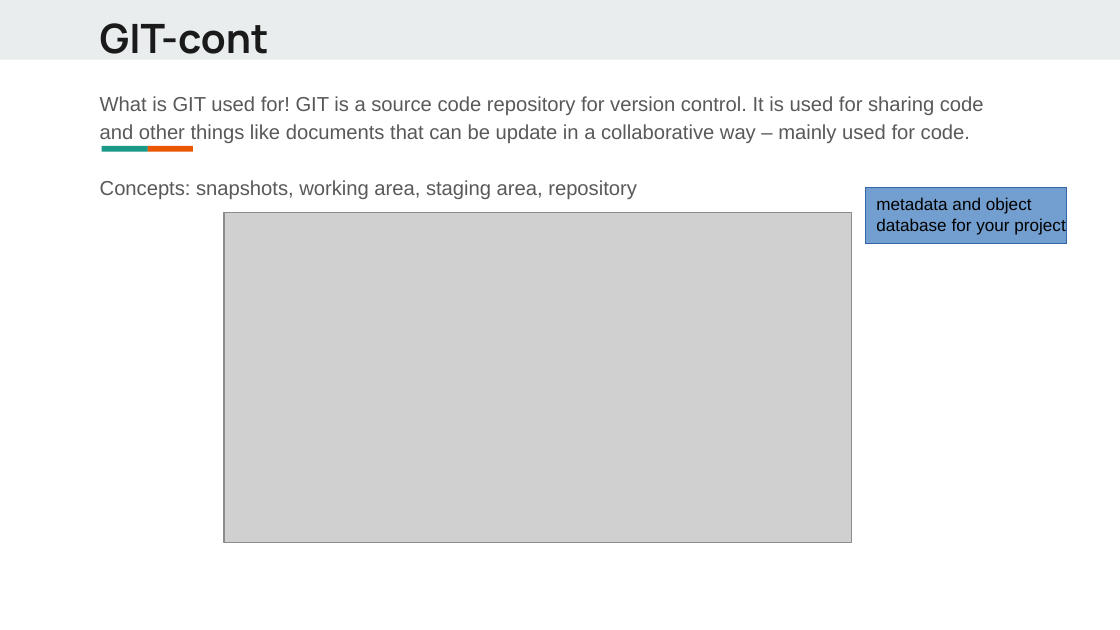
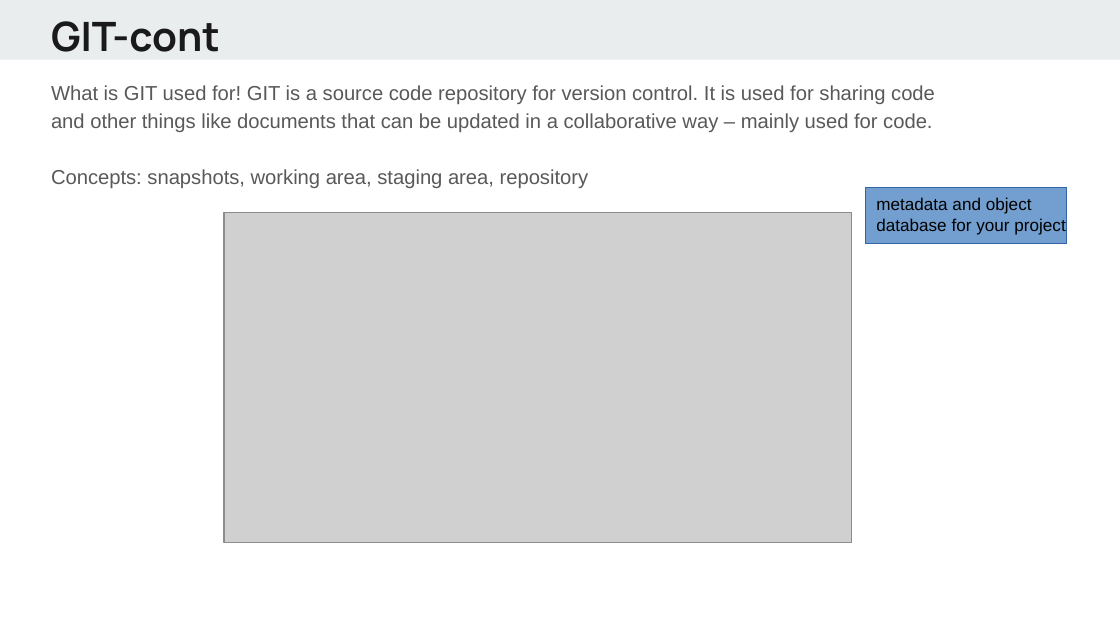
Before and after one commit to alif0/hello_world, a slide deck: slide 3 of lectures/Python - day1.pptx. Drawn at 1120x630 pixels with LibreOffice and Linux fonts; fonts in the diff are those of the drawing; grey boxes stand for pictures. Boxes give left, top, right and bottom in pixels: in the first picture for what was removed or moved away, otherwise in the second. Text is boxed around its words. In the diff, an @@ line names an element or a change of style, - is before the commit and + after.

```diff
--- a/lectures/Python - day1.pptx
+++ b/lectures/Python - day1.pptx
@@ text "GIT-cont": place and size @@
-text "GIT-cont" at box(100, 23, 269, 54)
+text "GIT-cont" at box(51, 21, 220, 52)
@@ text "What is GIT used for! ...": place and size @@
-text "What is GIT used for! ..." at box(100, 96, 984, 199)
+text "What is GIT used for! ..." at box(51, 85, 935, 188)
@@ text at box(51, 85, 935, 132): text changed @@
-What is GIT used for! GIT is a source code repository for version control. It is used for sharing code and other things like documents that can be update in a collaborative way – mainly used for code.
+What is GIT used for! GIT is a source code repository for version control. It is used for sharing code and other things like documents that can be updated in a collaborative way – mainly used for code.
@@ rectangle removed at box(102, 146, 148, 151) @@
@@ rectangle removed at box(147, 146, 193, 151) @@
```
Also in this commit, not shown: 14 other slides changed, 3 slides added.
